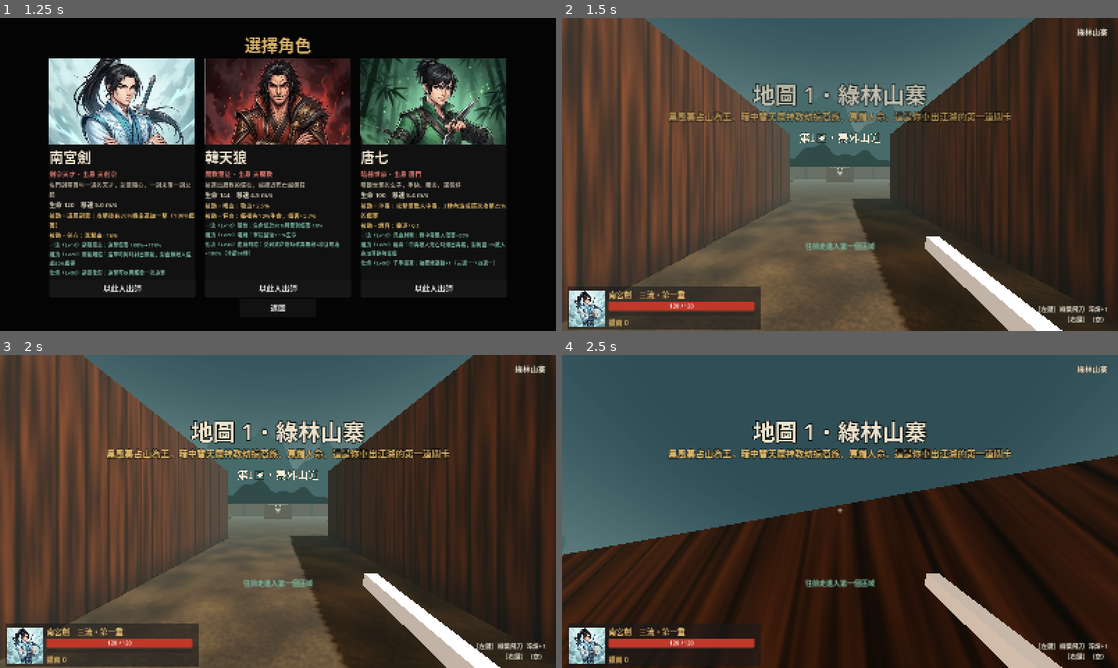
Above: before the commit, frames 1-4 (two rows, left to right).
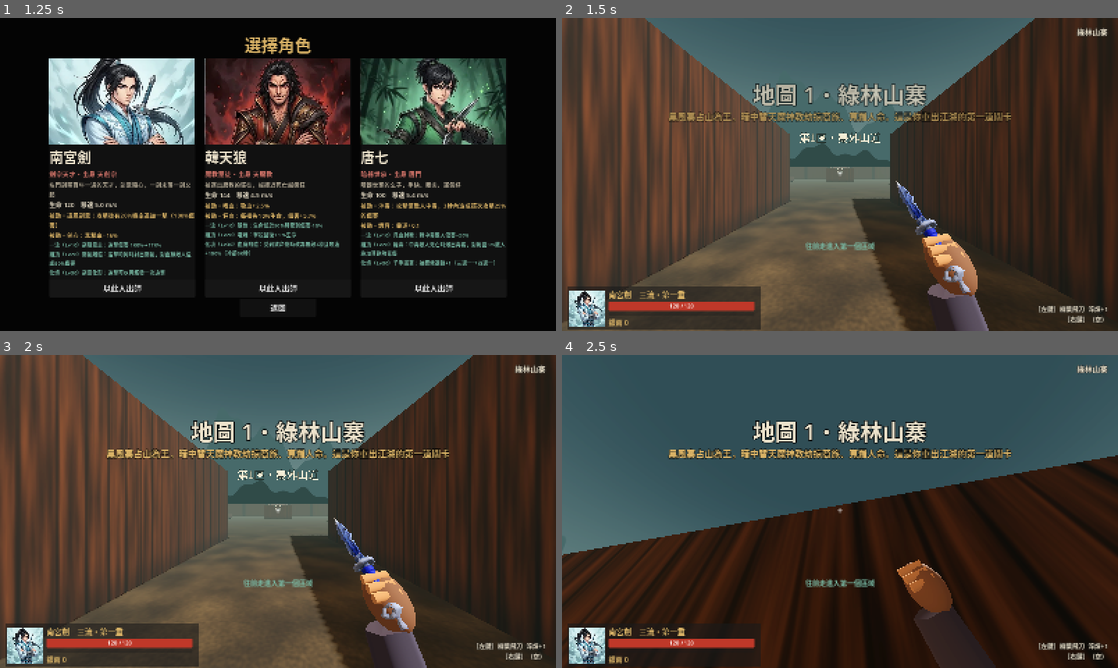
Above: after the commit, the same moments.

Repository: Benny021018/wuxia-rogue
Game: Godot game, scene res://scenes/Main.tscn
Same seed, same stepped clock (60 frames per second), same inputs: the game is played once before the commit and once after it.
Inputs (mouse positions are in pixels of both pictures, inside the frame that each line leads up to):
- Up to frame 1 (1.25 s): click "踏上江湖" at 0.5 s
- Up to frame 2 (1.5 s): click "以此人出師" at 1.25 s
- Up to frame 3 (2 s): no input
- Up to frame 4 (2.5 s): tap Enter at 2 s; move the mouse to (867, 511) at 2.02 s; hold W (move_forward) from 2.03 s (still down); click (867, 511) at 2.1 s; tap Space (jump) at 2.27 s

Frame 1 is identical in both runs. In frame 2, 3.8% of the frame differs, in the area x 60-90%, y 52-100%; in frame 3, 3.8%; in frame 4, 3.6%.

Commit message:
加入十七件武器模型，讓雙手出招按動作節拍命中

Diff:
--- a/scripts/player.gd
+++ b/scripts/player.gd
@@ -80,21 +80,20 @@
 
 
 func refresh_weapon_models() -> void:
-	for m in weapon_models:
-		if m:
-			m.queue_free()
-	weapon_models = [null, null]
 	for i in 2:
 		var w = Game.weapons[i]
-		if w == null:
+		var previous = weapon_models[i]
+		if previous and w != null and previous.id == w.id:
 			continue
-		var row: Dictionary = Data.weapons[w.id]
-		var length := 0.9 if row.range_type == "melee" else (1.1 if row.range_type == "mid" else 0.45)
-		var m := FX.box(Vector3(0.06, 0.06, length), Data.rarity_color(row.rarity), 0.6)
-		cam.add_child(m)
-		m.position = Vector3(0.45 if i == 0 else -0.45, -0.35, -0.5 - length * 0.3)
-		m.rotation_degrees = Vector3(10, 8 if i == 0 else -8, 0)
-		weapon_models[i] = m
+		if previous:
+			cam.remove_child(previous)
+			previous.queue_free()
+		weapon_models[i] = null
+		if w != null:
+			var view := preload("res://scripts/weapon_view.gd").new()
+			cam.add_child(view)
+			view.setup(w.id,i)
+			weapon_models[i] = view
 
 
 func _unhandled_input(event: InputEvent) -> void:
@@ -255,11 +254,19 @@
 		cooldowns[slot] = 0.05
 	attack_count += 1
 	var dmg := float(row.dmg) * (1.0 + 0.15 * (int(w.lv) - 1))
+	refresh_weapon_models()
+	var view = weapon_models[slot]
+	view.attack(cooldowns[slot],int(row.hits),func(beat:int):
+		if is_instance_valid(view) and weapon_models[slot] == view and hp > 0:
+			_weapon_impact(slot,row,dmg,beat))
+
+
+func _weapon_impact(slot: int, row: Dictionary, dmg: float, beat: int) -> void:
 	var hits := int(row.hits)
+	var staggered: bool = row.weapon_id in ["W201","W302","W103","W303"]
 	var range_m := float(row.range_m)
 	var fwd := -cam.global_transform.basis.z
 	var origin := cam.global_position
-	_swing_anim(slot)
 	var targets: Array = []
 	if row.range_type == "ranged":
 		range_m *= 1.0 + Game.st("range_pct") / 100.0
@@ -267,10 +274,20 @@
 		if "pierce" in String(row.tags):
 			pierce = 2 if row["class"] == "弩" else 1
 		var spread := 0.12 if hits >= 5 else 0.05
-		for h in hits:
+		for index in (1 if staggered else hits):
+			var h := beat if staggered else index
 			var off := (h - (hits - 1) / 2.0) * spread
 			var d := fwd.rotated(Vector3.UP, off)
-			_shoot(origin + d * 0.6, d, dmg, pierce, range_m, Data.rarity_color(row.rarity))
+			var muzzle: Vector3 = weapon_models[slot].launch_position()
+			var aim_point := origin + d * range_m
+			var ray := PhysicsRayQueryParameters3D.create(origin,aim_point,5)
+			var aim_hit := get_world_3d().direct_space_state.intersect_ray(ray)
+			if not aim_hit.is_empty():
+				aim_point = aim_hit.position
+			var launch_dir := muzzle.direction_to(aim_point)
+			if launch_dir.dot(d) < 0:
+				launch_dir = d
+			_shoot(muzzle, launch_dir, dmg, pierce, range_m, Data.rarity_color(row.rarity), row.weapon_id)
 			var sc := Game.f("split_chance")
 			if sc > 0.0 and randf() * 100.0 < sc:
 				var extra := 2 if Game.f("split3") > 0.0 else 1
@@ -279,7 +296,7 @@
 	else:
 		range_m *= 1.0 + Game.st("area_pct") / 100.0
 		targets = _melee_targets(row, range_m, fwd)
-		for h in hits:
+		for h in (1 if staggered else hits):
 			for e in targets:
 				if is_instance_valid(e) and not e.dead:
 					deal(e, dmg, false)
@@ -293,13 +310,14 @@
 		var strike := trail_center + heading * range_m * .82 + cam.global_basis.x * side * .12
 		FX.play(get_parent(), strike, swing, range_m * (.76 if cone == 0 else 1.12), duration, Color.WHITE, slot == 0)
 		# 劍氣縱橫：近戰與中距離武器射出劍氣
-		if Game.f("sword_qi_pct") > 0.0:
+		if beat == 0 and Game.f("sword_qi_pct") > 0.0:
 			var n := 1 + int(Game.f("sword_qi_count"))
 			for k in n:
 				var d2 := fwd.rotated(Vector3.UP, (k - (n - 1) / 2.0) * 0.2)
 				_shoot(origin + d2 * 0.6, d2, dmg * Game.f("sword_qi_pct") / 100.0, 99, 12.0, Color(0.6, 0.9, 1.0))
 	var primary = targets[0] if not targets.is_empty() else _nearest_in_front(15.0, fwd)
-	_on_attack_effects(primary, dmg, fwd)
+	if beat == 0:
+		_on_attack_effects(primary, dmg, fwd)
 
 
 func _melee_targets(row: Dictionary, range_m: float, fwd: Vector3) -> Array:
@@ -328,7 +346,7 @@
 	return out
 
 
-func _shoot(pos: Vector3, dir: Vector3, dmg: float, pierce: int, rng: float, color: Color) -> void:
+func _shoot(pos: Vector3, dir: Vector3, dmg: float, pierce: int, rng: float, color: Color, visual_id := "") -> void:
 	var p := PROJ.new()
 	get_parent().add_child(p)
 	p.global_position = pos
@@ -339,7 +357,18 @@
 	p.max_range = rng
 	p.radius = 0.35
 	p.on_hit = func(e, d): deal(e, d, false)
-	p.setup(color, 0.1)
+	if visual_id in ["W007","W303","W103","W203"]:
+		var missile := preload("res://scripts/archer_bow.gd").make_arrow()
+		var factor := .76 if visual_id=="W007" else (.48 if visual_id=="W303" else .24)
+		p.add_child(missile)
+		missile.basis = Basis.looking_at(p.direction).scaled(Vector3.ONE*factor)
+		missile.position = -p.direction * preload("res://scripts/archer_bow.gd").LENGTH * factor
+	elif visual_id == "W006":
+		var knife := preload("res://assets/models/weapons/W006.glb").instantiate()
+		p.add_child(knife)
+		knife.basis = Basis.looking_at(p.direction)
+	else:
+		p.setup(color, 0.1)
 
 
 func _on_attack_effects(primary, base: float, fwd: Vector3) -> void:
@@ -619,13 +648,3 @@
 			best_n = n
 			best = e.global_position
 	return best
-
-
-func _swing_anim(slot: int) -> void:
-	var m = weapon_models[slot]
-	if m == null:
-		return
-	var base_rot: Vector3 = Vector3(10, 8 if slot == 0 else -8, 0)
-	var t: Tween = m.create_tween()
-	t.tween_property(m, "rotation_degrees", base_rot + Vector3(-50, 0, 0), 0.06)
-	t.tween_property(m, "rotation_degrees", base_rot, 0.12)
--- /dev/null
+++ b/scripts/weapon_view.gd
@@ -0,0 +1,194 @@
+extends Node3D
+## 以握點為根的第一人稱動作。每個節拍回呼一次，左右手不共用 Tween。
+const Bow := preload("res://scripts/archer_bow.gd")
+const REST := {
+	"W001":Vector3(34,16,-13), "W002":Vector3(18,28,-20), "W003":Vector3(8,6,-12),
+	"W004":Vector3(20,14,-7), "W005":Vector3(10,16,-5), "W006":Vector3(40,16,-15),
+	"W007":Vector3(4,0,-16), "W101":Vector3(35,19,-20), "W102":Vector3(15,25,-18),
+	"W103":Vector3(8,6,2), "W201":Vector3(36,15,-13), "W202":Vector3(24,18,-25),
+	"W203":Vector3(10,8,10), "W204":Vector3(12,19,-8), "W301":Vector3(38,20,-14),
+	"W302":Vector3(22,14,-6), "W303":Vector3(8,10,-3)}
+const CONTACT := {"W001":.36,"W002":.41,"W003":.24,"W004":.31,"W005":.38,"W006":.34,"W007":.62,"W101":.48,"W102":.31,"W103":.25,"W201":.30,"W202":.42,"W203":.34,"W204":.43,"W301":.53,"W302":.29,"W303":.24}
+var id: String
+var hand: float
+var art: Node3D
+var string: Array[MeshInstance3D] = []
+var arrow: Node3D
+var lash: MeshInstance3D
+var mate: Node3D
+var timeline: Tween
+var alternating := false
+var home: Vector3
+var top := Vector3.ZERO
+var bottom := Vector3.ZERO
+
+func setup(wid: String, slot: int) -> void:
+	id = wid
+	hand = 1.0 if slot == 0 else -1.0
+	var packed := load("res://assets/models/weapons/%s.glb" % id) as PackedScene
+	art = packed.instantiate()
+	add_child(art)
+	home = Vector3(.32*hand,-.23,-.49)
+	if id in ["W003","W006","W103","W203"]:
+		home = Vector3(.25*hand,-.19,-.45)
+	if id in ["W007","W202"]:
+		home = Vector3(.27*hand,-.21,-.67)
+	if id == "W202":
+		art.scale = Vector3.ONE*.75
+		lash = art.find_children("*","MeshInstance3D",true,false)[0]
+	_add_grip()
+	if id == "W007":
+		var mesh: MeshInstance3D = art.find_children("*","MeshInstance3D",true,false)[0]
+		# 直接從最外端的頂點取平均，弓梢位置跟隨校正後的模型。
+		var vertices: PackedVector3Array = mesh.mesh.surface_get_arrays(0)[Mesh.ARRAY_VERTEX]
+		var high := -INF
+		var low := INF
+		for v in vertices:
+			var y: float = to_local(mesh.to_global(v)).y
+			high = maxf(high,y)
+			low = minf(low,y)
+		var n := Vector2i.ZERO
+		for v in vertices:
+			var pt := to_local(mesh.to_global(v))
+			if pt.y >= high-.018:
+				top += pt
+				n.x += 1
+			if pt.y <= low+.018:
+				bottom += pt
+				n.y += 1
+		top /= maxi(1,n.x)
+		bottom /= maxi(1,n.y)
+		for i in 2:
+			var strand := Bow.rod(.003,.003,Color("#eadbb9"))
+			add_child(strand)
+			string.append(strand)
+		arrow = Bow.make_arrow()
+		add_child(arrow)
+		arrow.scale = Vector3.ONE*.76
+	if id == "W201":
+		mate = packed.instantiate()
+		art.add_child(mate)
+		mate.position = Vector3(-.10*hand,.035,-.045)
+		mate.rotation_degrees = Vector3(3,-14*hand,12*hand)
+	_pose(Vector3.ZERO,Vector3.ZERO)
+	_string_pose(0,true)
+
+func _add_grip() -> void:
+	var wrist := Vector3(.020*hand,-.055,.06)
+	var cuff := Bow.rod(.062,.051,Color("#343242"))
+	add_child(cuff)
+	Bow.span(cuff,wrist+Vector3(.07*hand,-.12,.22),wrist)
+	if id in ["W003","W103","W203"]:
+		return
+	var glove := FX.sphere(.055,Color("#684a38"))
+	add_child(glove)
+	glove.position = Vector3(.022*hand,-.017,.015)
+	glove.scale = Vector3(.81,.88,1.35)
+	for j in 3:
+		var wrap := Bow.rod(.013,.011,Color("#aa7954"))
+		add_child(wrap)
+		var z := -.032+j*.024
+		Bow.span(wrap,Vector3(-.033*hand,-.01,z),Vector3(.021*hand,.024,z+.004))
+
+func launch_position() -> Vector3:
+	if arrow:
+		return arrow.to_global(Vector3.FORWARD*Bow.LENGTH)
+	return to_global(Vector3.FORWARD*(.30 if id=="W303" else .16))
+
+func _pose(deg: Vector3, offset: Vector3) -> void:
+	var r: Vector3 = REST[id] + deg
+	rotation_degrees = Vector3(r.x,r.y*hand,r.z*hand)
+	position = home + Vector3(offset.x*hand,offset.y,offset.z)
+
+func _string_pose(draw: float, loaded: bool) -> void:
+	if arrow == null:
+		return
+	var tail := (top+bottom)*.5 + Vector3(0,0,.065 + draw*.29)
+	Bow.span(string[0],top,tail)
+	Bow.span(string[1],bottom,tail)
+	arrow.position = tail
+	arrow.visible = loaded
+
+func _key(t: Tween, r: Vector3, p: Vector3, sec: float) -> void:
+	var rr: Vector3 = REST[id]+r
+	var angle := Vector3(rr.x,rr.y*hand,rr.z*hand)
+	var pos := home+Vector3(p.x*hand,p.y,p.z)
+	t.tween_property(self,"rotation_degrees",angle,sec)
+	t.parallel().tween_property(self,"position",pos,sec)
+
+func attack(interval: float, hits: int, impact: Callable) -> void:
+	if timeline:
+		timeline.kill()
+	alternating = not alternating
+	art.visible = true
+	var seconds := minf(interval,.85)
+	var first: float = CONTACT[id]
+	var wind := Vector3(16,-28,-18)
+	var end := Vector3(-24,35,32)
+	var prep := Vector3(.045,.055,.025)
+	var thrust := Vector3(-.17,-.035,-.12)
+	match id:
+		"W002","W202":
+			wind = Vector3(3,-48,-30)
+			end = Vector3(-8,62,58 if id=="W202" else 27)
+			thrust = Vector3(-.25,.025,-.08)
+		"W003","W004","W005","W302","W204":
+			wind = Vector3(8,-12,8)
+			end = Vector3(-REST[id].x+3,8,-5)
+			prep = Vector3(.035,-.035,.08)
+			thrust = Vector3(-.13,.045,-.31 if id!="W003" else -.23)
+			if id=="W204" and alternating:
+				wind.y = -40
+				end.y = 31
+		"W101","W301":
+			wind = Vector3(38,-18,-24)
+			end = Vector3(-52,26,25)
+			prep = Vector3(.02,.13,-.03)
+			thrust = Vector3(-.17,-.14,-.18)
+		"W006","W102","W201":
+			wind = Vector3(18,-19,-35)
+			end = Vector3(-32,40,57)
+			thrust = Vector3(-.15,.04,-.17)
+		"W007":
+			wind = Vector3(-3,6,6)
+			end = Vector3(4,8,13)
+			prep = Vector3(-.11,.04,-.09)
+			thrust = prep + Vector3(.015,.015,.05)
+		"W103","W203","W303":
+			wind = Vector3(-6,7,0)
+			end = Vector3(9,7,-4)
+			prep = Vector3(-.08,.04,-.08)
+			thrust = prep + Vector3(.01,.02,.06)
+	var t := create_tween().set_process_mode(Tween.TWEEN_PROCESS_PHYSICS)
+	timeline = t
+	t.set_trans(Tween.TRANS_SINE)
+	_key(t,wind,prep,seconds*first*.68)
+	if arrow:
+		t.parallel().tween_method(func(v:float): _string_pose(v,true),0.0,1.0,seconds*first*.68)
+	_key(t,end,thrust,seconds*first*.32)
+	if lash:
+		t.parallel().tween_method(func(v:float): lash.set_blend_shape_value(0,v),0.0,1.0,seconds*first*.32)
+	if mate:
+		t.parallel().tween_property(mate,"rotation_degrees:y",32*hand,seconds*first*.32)
+	t.tween_callback(impact.bind(0))
+	if arrow:
+		t.tween_callback(_string_pose.bind(0,false))
+	if id=="W006":
+		t.tween_callback(art.hide)
+	# 針匣一次齊射，其餘多段武器逐拍回鉤、前刺或回彈。
+	var pulses := hits if id in ["W201","W302","W103","W303"] else 1
+	var beat := seconds*.34/maxi(1,pulses-1)
+	for j in range(1,pulses):
+		_key(t,wind*.65,prep,beat*.50)
+		_key(t,end if id!="W201" else -end*.65,thrust,beat*.50)
+		if mate:
+			t.parallel().tween_property(mate,"rotation_degrees:y",-29*hand,beat*.50)
+		t.tween_callback(impact.bind(j))
+	var recover := seconds*(1-first)-beat*(pulses-1)
+	_key(t,Vector3.ZERO,Vector3.ZERO,maxf(.001,recover))
+	if lash:
+		t.parallel().tween_method(func(v:float): lash.set_blend_shape_value(0,v),1.0,0.0,recover)
+	if mate:
+		t.parallel().tween_property(mate,"rotation_degrees:y",-14*hand,recover)
+	t.tween_callback(art.show)
+	t.tween_callback(_string_pose.bind(0,true))
--- a/tests/smoke_test.gd
+++ b/tests/smoke_test.gd
@@ -36,6 +36,7 @@
 	var player = main.player
 	player.invuln_t = 1.0e9
 	if cid == Data.char_order[0]:
+		await _check_weapon_views(player)
 		await _check_cover_tactics(world, player)
 		var gate = world.rooms[0].gate_out
 		var meshes := (gate as Node).find_children("*", "MeshInstance3D", true, false)
@@ -249,3 +250,23 @@
 	player.set_physics_process(true)
 	world.set_physics_process(true)
 	await _frames(2)
+
+func _check_weapon_views(player) -> void:
+	var old: Array = Game.weapons.duplicate(true)
+	Game.weapons[0] = {"id":"W007","lv":1}
+	Game.weapons[1] = {"id":"W303","lv":1}
+	Game.recompute()
+	var bow = player.weapon_models[0]
+	var crossbow = player.weapon_models[1]
+	var events: Array = []
+	bow.attack(.8,1,func(i): events.append("弓%d"%i))
+	crossbow.attack(.8,3,func(i): events.append("弩%d"%i))
+	await _frames(8)
+	_check(events.is_empty() and bow.arrow.visible,"蓄力尚未放箭")
+	Game.recompute()
+	_check(player.weapon_models[0] == bow,"刷新屬性保留進行中的動作")
+	await _frames(49)
+	_check(events.count("弓0")==1 and events.count("弩0")==1 and events.count("弩1")==1 and events.count("弩2")==1 and events.size()==4,"雙手節拍獨立且每次放箭只觸發一次")
+	_check(bow.arrow.visible and bow.position.is_equal_approx(bow.home),"收勢回到握位並重新搭箭")
+	Game.weapons = old
+	Game.recompute()
Binary file added: assets/models/weapons/W001.glb
Not shown, added: assets/models/weapons/W001.glb.import
Binary file added: assets/models/weapons/W001_W001_tripo_basecolor.jpg
Not shown, added: assets/models/weapons/W001_W001_tripo_basecolor.jpg.import
Binary file added: assets/models/weapons/W002.glb
Not shown, added: assets/models/weapons/W002.glb.import
Binary file added: assets/models/weapons/W002_W002_tripo_basecolor.jpg
Not shown, added: assets/models/weapons/W002_W002_tripo_basecolor.jpg.import
Binary file added: assets/models/weapons/W003.glb
Not shown, added: assets/models/weapons/W003.glb.import
Binary file added: assets/models/weapons/W003_W003_tripo_basecolor.jpg
Not shown, added: assets/models/weapons/W003_W003_tripo_basecolor.jpg.import
(and 61 more such lines)
